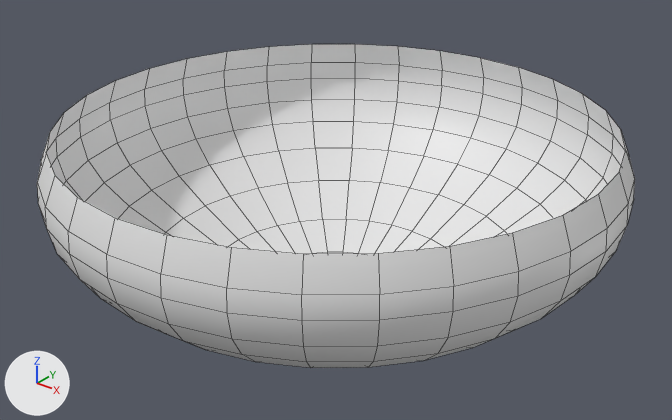
What one commit did to the FBX model Assets/_Circle_Roll/Models/Johnny/02/Plate_06.fbx.
Before and after are seen from a camera (50 mm lens) standing at (6.01, -7.51, 5.84) and looking at (-0.02, 0.03, 1.17). The axes (+X, +Y, +Z) are drawn at lower left. The lights are the same throughout. Mesh edges are drawn as thin lines. Where no turn or scale is listed for an object, it has been applied to the vertices.

Script lines for the objects in view, before the commit:
```python
me_plate_06_in = bpy.data.meshes.new('Plate_06_In')
me_plate_06_in.from_pydata(...)  # 321 vertices, 320 faces; spans x -3.21..3.21, y -3.21..3.21, z 0.0..2.27
me_plate_06_in.materials.append(mat_checker)  # its picture is missing
ob_plate_06_in = bpy.data.objects.new('Plate_06_In', me_plate_06_in)
ob_plate_06_in.location = (0.0, 0.0, 0.0)
```
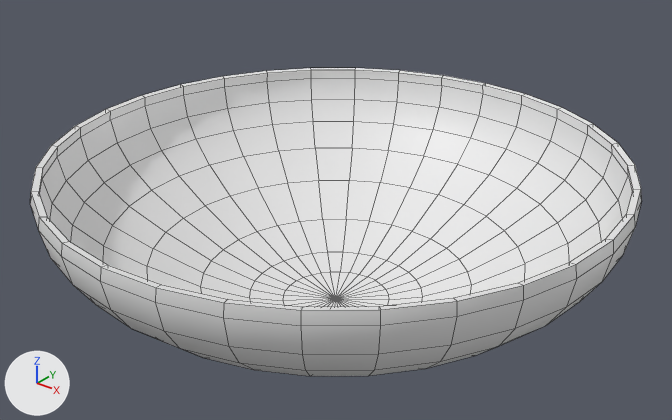
Location of each change, [x1, y1, x2, y2] in pixels of the pictures (672 x 420 px):
'Plate_06_In', reshaped: before [37, 44, 635, 368]; after [39, 70, 633, 307]
'Plate_06_Out', added: after [30, 68, 642, 376]
part 1 of me_plate_06_in, cut back: before [37, 44, 635, 321]; after [39, 70, 633, 195]

The change, as a list of edits to the scene's bpy script:
```text
Change me_plate_06_in:
    used by ob_plate_06_in; location = (0.0, 0.0, 0.0)
    remove me_plate_06_in.from_pydata(...)  # 321 vertices, 320 faces; spans x -3.21..3.21, y -3.21..3.21, z 0.0..2.27
    add me_plate_06_in.from_pydata(...)  # 289 vertices, 288 faces; spans x -3.21..3.21, y -3.21..3.21, z 0.0..1.85
    me_plate_06_in part 1
    64 vertices are removed from x -3.19..3.19, y -3.19..3.19, z 1.96..2.27
    64 faces are deleted
    32 vertices are added at x -3.19..3.19, y -3.19..3.19, z 1.85
    32 new faces join them
Add me_plate_06_in_001:
    me_plate_06_in_001.from_pydata(...)  # 321 vertices, 320 faces; spans x -3.28..3.28, y -3.28..3.28, z -0.08..1.87
    me_plate_06_in_001.materials.append(mat_checker)  # its picture is missing
Add ob_plate_06_out:
    ob_plate_06_out = bpy.data.objects.new('Plate_06_Out', me_plate_06_in_001)
    ob_plate_06_out.location = (0.0, 0.0, 0.0)
```
